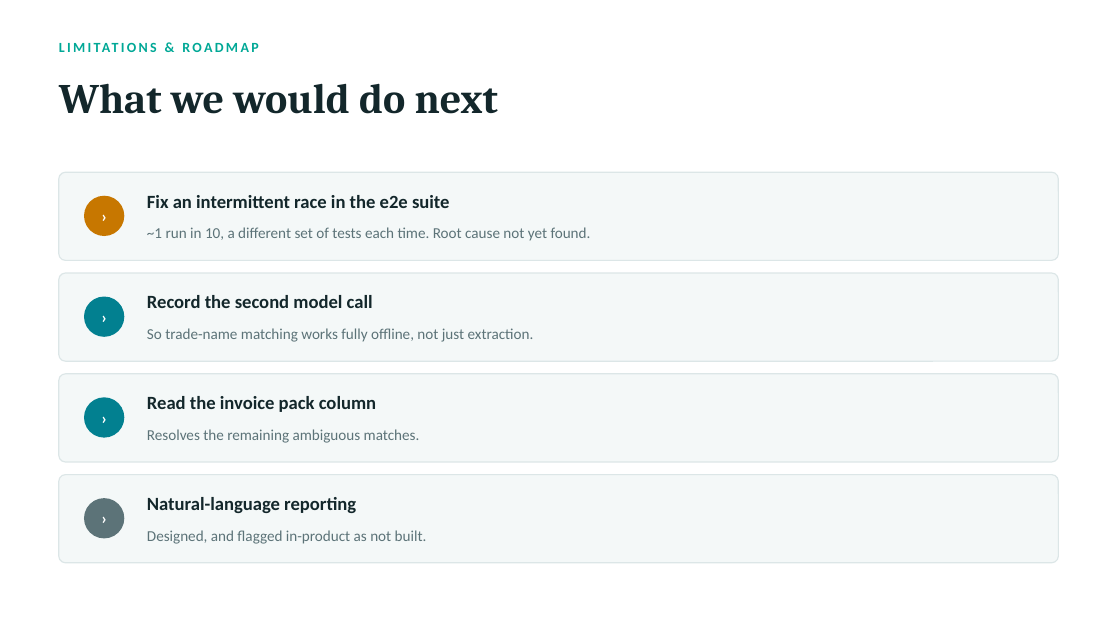
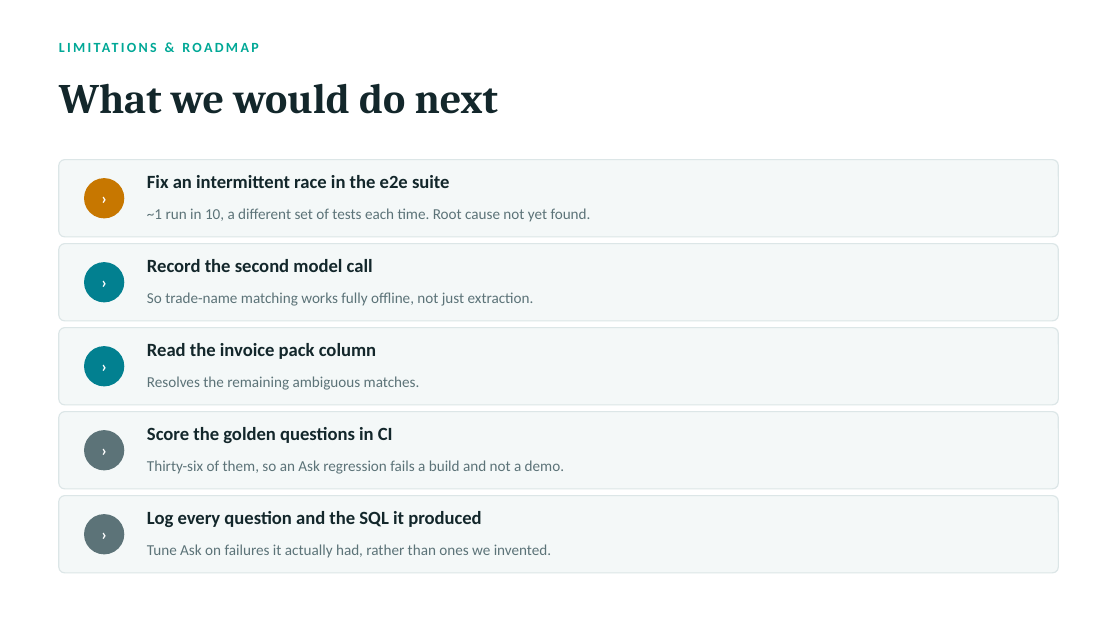
Before and after one commit to Sadhna2/pharmacy_inventory_managment_system, a slide deck: slide 20 of docs/pharmacy-inventory-deck.pptx (slide 17 before the commit). Drawn at 1120x630 pixels with LibreOffice and Linux fonts; fonts in the diff are those of the drawing. Boxes give left, top, right and bottom in pixels: in the first picture for what was removed or moved away, otherwise in the second. Text is boxed around its words. In the diff, an @@ line names an element or a change of style, - is before the commit and + after.

```diff
--- a/docs/pharmacy-inventory-deck.pptx
+++ b/docs/pharmacy-inventory-deck.pptx
@@ rounded rectangle: place and size @@
-rounded rectangle at box(59, 172, 1059, 260)
+rounded rectangle at box(59, 160, 1059, 237)
@@ 3 texts, 1 ellipse: place and size @@
-3 texts, 1 ellipse at box(84, 195, 591, 241)
+3 texts, 1 ellipse at box(84, 175, 591, 222)
@@ rounded rectangle: place and size @@
-rounded rectangle at box(59, 273, 1059, 361)
+rounded rectangle at box(59, 244, 1059, 321)
@@ 3 texts, 1 ellipse: place and size @@
-3 texts, 1 ellipse at box(84, 295, 534, 342)
+3 texts, 1 ellipse at box(84, 259, 534, 306)
@@ rounded rectangle: place and size @@
-rounded rectangle at box(59, 374, 1059, 462)
+rounded rectangle at box(59, 328, 1059, 405)
@@ ellipse: place and size @@
-ellipse at box(84, 397, 124, 438)
+ellipse at box(84, 346, 124, 386)
@@ text "›": place and size @@
-text "›" at box(84, 397, 124, 438)
+text "›" at box(84, 346, 124, 386)
@@ text "Read the invoice pack column": place and size @@
-text "Read the invoice pack column" at box(147, 396, 376, 412)
+text "Read the invoice pack column" at box(147, 343, 376, 359)
@@ text "Resolves the remaining ambiguous matches.": place and size @@
-text "Resolves the remaining ambiguous matches." at box(147, 429, 420, 443)
+text "Resolves the remaining ambiguous matches." at box(147, 376, 420, 390)
@@ rounded rectangle: place and size @@
-rounded rectangle at box(59, 475, 1059, 563)
+rounded rectangle at box(59, 412, 1059, 489)
@@ ellipse: place and size @@
-ellipse at box(84, 498, 124, 539)
+ellipse at box(84, 430, 124, 471)
@@ text "›": place and size @@
-text "›" at box(84, 498, 124, 539)
+text "›" at box(84, 430, 124, 471)
@@ text at box(147, 427, 393, 443): text changed @@
-Natural-language reporting
+Score the golden questions in CI
@@ text at box(147, 460, 564, 474): text changed @@
-Designed, and flagged in-product as not built.
+Thirty-six of them, so an Ask regression fails a build and not a demo.
@@ rounded rectangle added at box(59, 496, 1059, 573), fill #F4F8F8, outline #DCE6E7 1 pt @@
@@ ellipse added at box(84, 514, 124, 555), fill #5C7378 @@
@@ text added at box(84, 514, 124, 555), 14 pt, text #FFFFFF, bold @@
+›
@@ text added at box(147, 511, 481, 527), 16 pt, text #13272B, bold @@
+Log every question and the SQL it produced
@@ text added at box(147, 544, 551, 558), 13 pt, text #5C7378 @@
+Tune Ask on failures it actually had, rather than ones we invented.
```
Also in this commit, not shown: 5 other slides changed, 3 slides added, 1 other file.
